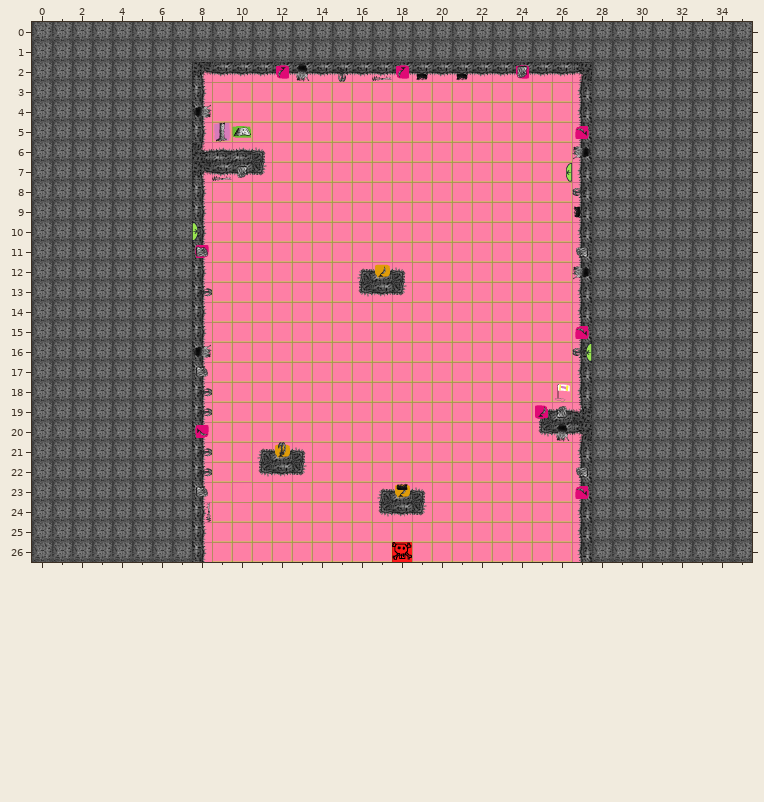
Tiled map -- Project/Maps/crap a Travis/Level_11.tmx. Above, as it was before the edit.
Cells are 64x64 px. Shown: x 0..35, y 0..26.
After the commit:
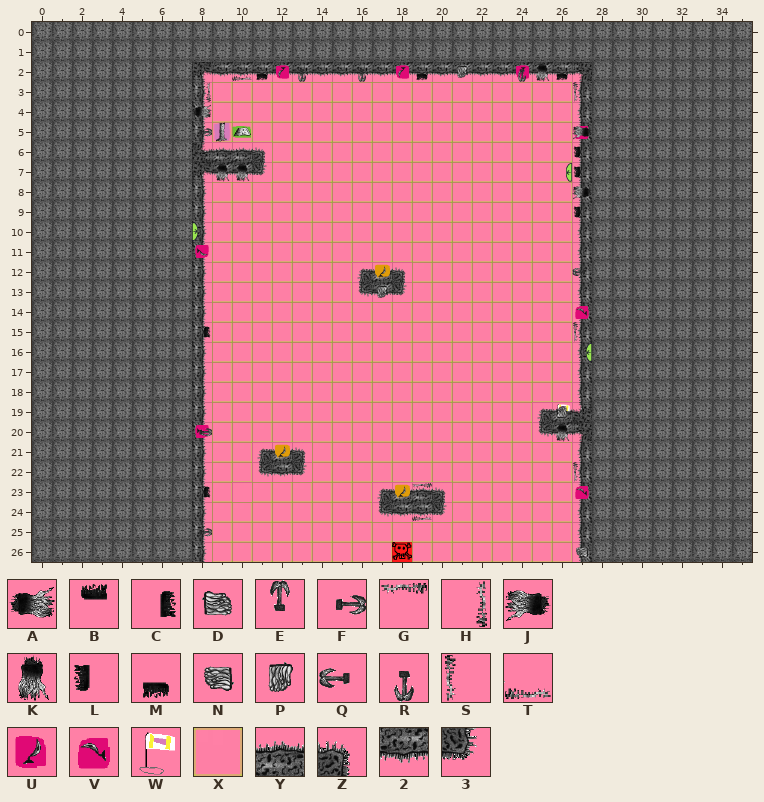
Key: from "Decorations": A 1, B 2, C 3, D 5, E 6, F 7, G 8, H 9, J 10, K 11, L 12, M 13, N 14, P 15, Q 16, R 17, S 18, T 19, U 20, V 30; from "Ingredients": W 10; from "Tiles": X 0, Y 2, Z 3, 2 22, 3 23.
_ is an empty cell.
See-through tiles are keyed as they look on the map.
Difference:
Layer "Tiles":
y 23: x 19..20 ZX -> YZ
y 24: x 19..20 3X -> 23
Layer "Ingredients":
y 14: x 27 _ -> V
y 15: x 27 V -> _
y 18: x 26 W -> _
y 19: x 25..26 U_ -> _W
Layer "Decorations":
y 2: x 10..11 __ -> TM; x 13 K -> R; x 15..17 R_T -> _R_; x 21 M -> P; x 24..26 P__ -> RKM
y 3: x 8 _ -> H; x 27 _ -> S
y 5: x 8 _ -> F; x 27 _ -> J
y 6: x 27 J -> L
y 7: x 9..10 TP -> KK; x 27 _ -> L
y 8: x 27 Q -> J
y 11: x 8 D -> _; x 27 N -> _
y 12: x 27 J -> Q
y 13: x 8 F -> _; x 17 _ -> P
y 15: x 8 _ -> C; x 27 _ -> S
y 16: x 8 A -> _; x 27 Q -> _
y 17: x 8 D -> _
y 18..19: x 8 F -> _
y 20: x 8 _ -> F
y 21: x 8 F -> _; x 12 E -> _
y 22: x 8 F -> _; x 27 N -> S
y 23: x 8 D -> C; x 18..19 B_ -> _G
y 24: x 8 H -> _; x 19 _ -> T
y 25: x 8 _ -> F
y 26: x 27 _ -> N
